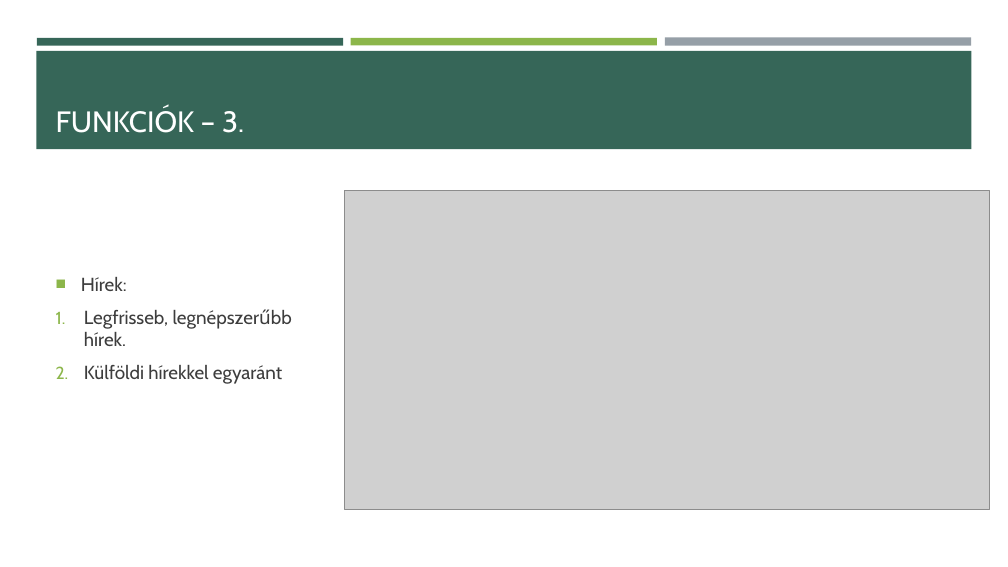
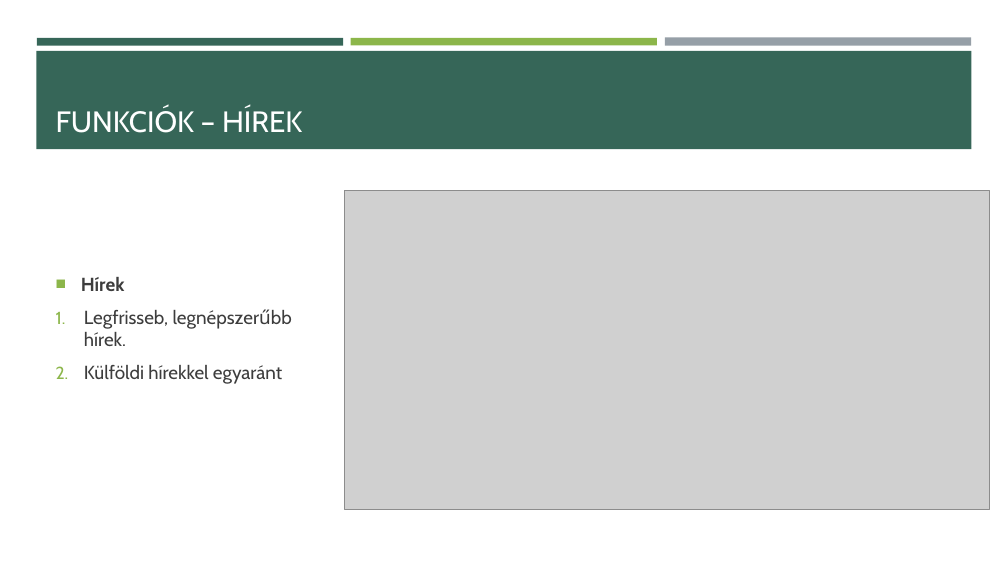
Before and after one commit to mikilaczy/Parfumvilag, a slide deck: slide 6 of Parfümvilág.pptx. Drawn at 1008x567 pixels with LibreOffice and Linux fonts; fonts in the diff are those of the drawing; grey boxes stand for pictures. Boxes give left, top, right and bottom in pixels: in the first picture for what was removed or moved away, otherwise in the second. Text is boxed around its words. In the diff, an @@ line names an element or a change of style, - is before the commit and + after.

```diff
--- a/Parfümvilág.pptx
+++ b/Parfümvilág.pptx
@@ title at [56,107,302,133]: text changed @@
-FUNKCIÓK – 3.
+FUNKCIÓK – HÍREK
@@ text at [81,277,125,291]: text changed; bold on @@
-■ Hírek:
+■ Hírek
```
Also in this commit, not shown: 5 other slides changed, 2 slides added, 1 other file.
